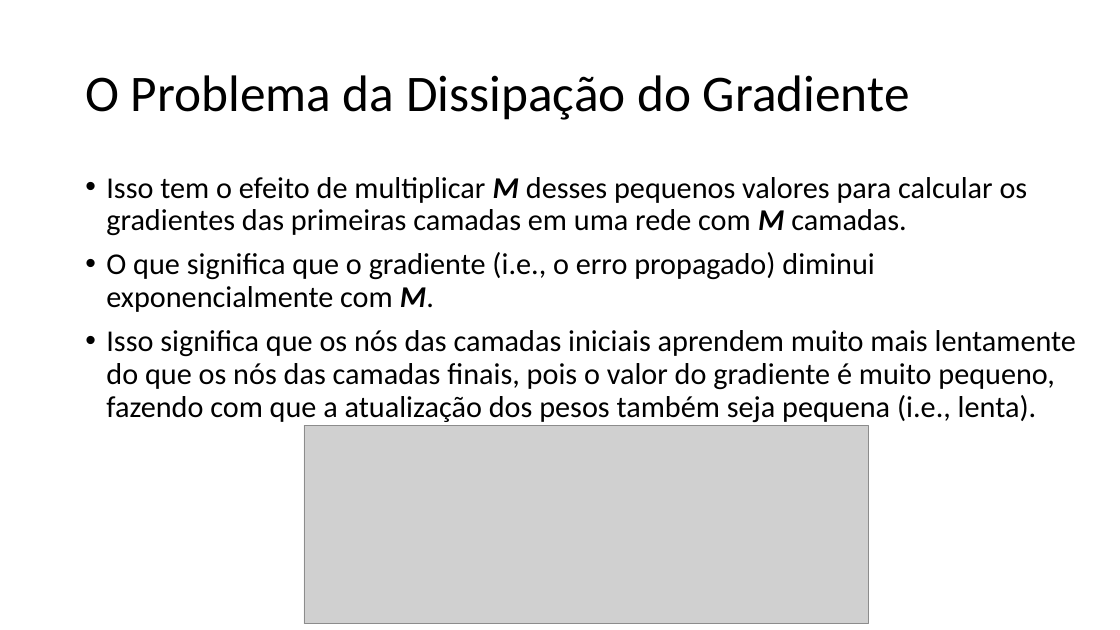
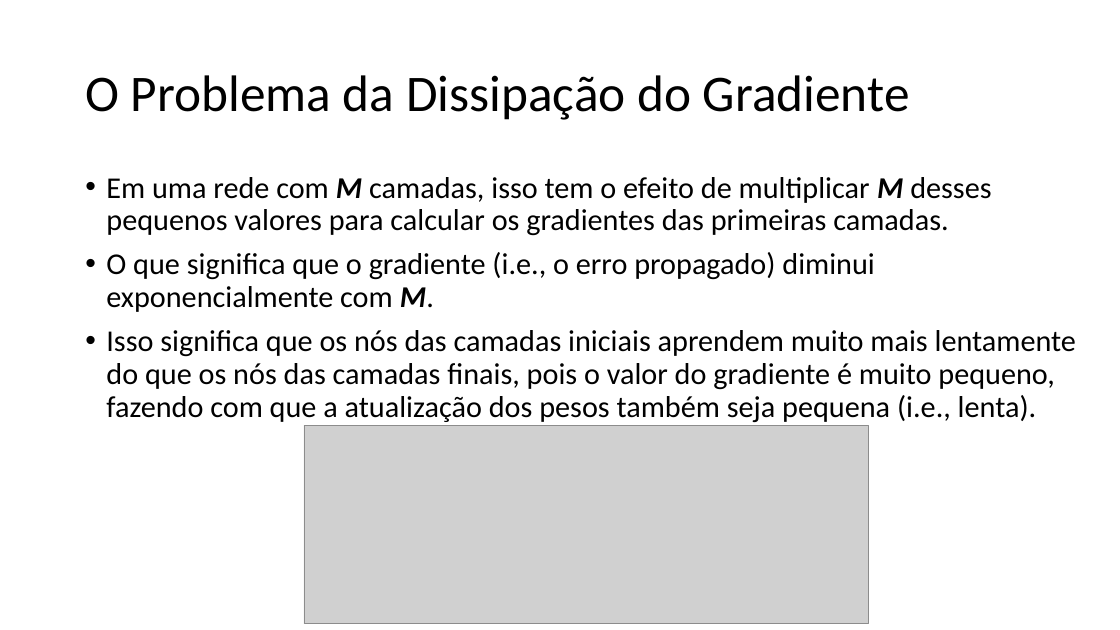
Before and after one commit to zz4fap/t320_aprendizado_de_maquina, a slide deck: slide 12 of slides/T320_Redes_Neurais_Artificiais (Parte II).pptx. Drawn at 1120x630 pixels with LibreOffice and Linux fonts; fonts in the diff are those of the drawing; grey boxes stand for pictures. Boxes give left, top, right and bottom in pixels: in the first picture for what was removed or moved away, otherwise in the second. Text is boxed around its words. In the diff, an @@ line names an element or a change of style, - is before the commit and + after.

```diff
--- a/slides/T320_Redes_Neurais_Artificiais (Parte II).pptx
+++ b/slides/T320_Redes_Neurais_Artificiais (Parte II).pptx
@@ text at (106,177,991,236): text changed @@
-• Isso tem o efeito de multiplicar M desses pequenos valores para calcular os gradientes das primeiras camadas em uma rede com M camadas.
+• Em uma rede com M camadas, isso tem o efeito de multiplicar M desses pequenos valores para calcular os gradientes das primeiras camadas.
```
Also in this commit, not shown: 6 other slides changed, 1 slide added, 4 other files.
